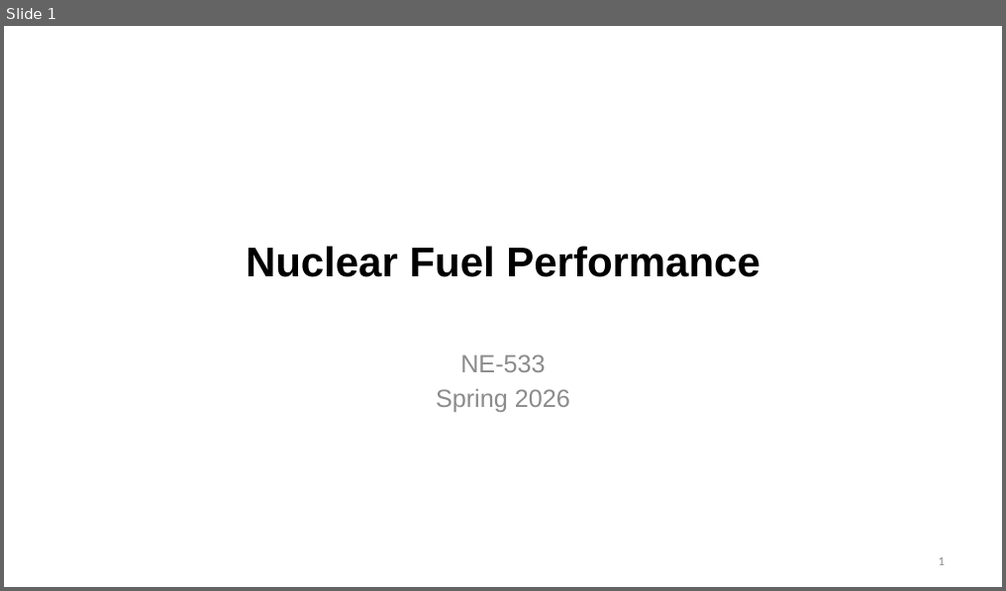
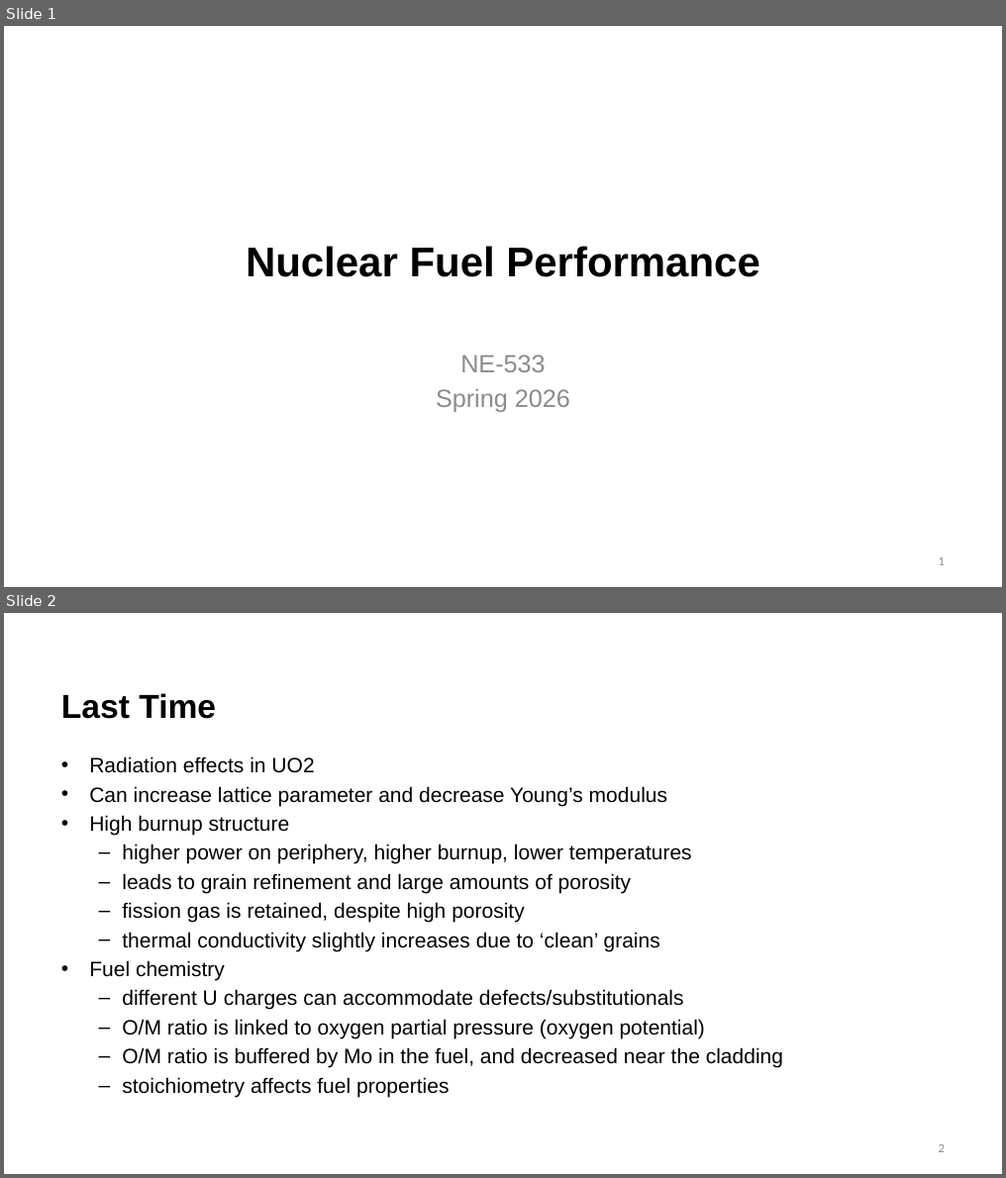
Before and after one commit to benbeeler/TEACHING, a slide deck: Nuclear_Fuel_Performance/NE533_Spring2026/Module3/Lec13_FGR_swelling.pptx. Shown one above the other, each under a label of ours: slide 1 before the commit, slides 1 and 2 after it. The pictures are 1006x591 and 1006x1178 pixels, drawn with LibreOffice and Linux fonts; fonts in the diff are those of the drawing; background and template pictures are left out. Boxes give left, top, right and bottom in pixels: in the first picture for what was removed or moved away, otherwise in the second. Text is boxed around its words. In the diff, an @@ line names an element or a change of style, - is before the commit and + after.

```diff
--- a/Nuclear_Fuel_Performance/NE533_Spring2026/Module3/Lec13_FGR_swelling.pptx
+++ b/Nuclear_Fuel_Performance/NE533_Spring2026/Module3/Lec13_FGR_swelling.pptx
@@ slide 2 added at [4,613,1002,1174], background #FFFFFF @@
@@ title added at [61,693,216,719], 32 pt, text #000000, bold @@
+Last Time
@@ text added at [89,757,783,1097], 20 pt, text #000000 @@
+• Radiation effects in UO2
+• Can increase lattice parameter and decrease Young’s modulus
+• High burnup structure
+  – higher power on periphery, higher burnup, lower temperatures
+  – leads to grain refinement and large amounts of porosity
+  – fission gas is retained, despite high porosity
+  – thermal conductivity slightly increases due to ‘clean’ grains
+• Fuel chemistry
+  – different U charges can accommodate defects/substitutionals
+  – O/M ratio is linked to oxygen partial pressure (oxygen potential)
+  – O/M ratio is buffered by Mo in the fuel, and decreased near the cladding
+  – stoichiometry affects fuel properties
@@ page number added at [939,1145,944,1153], 12 pt, text #8C8C8C @@
+2
```
Also in this commit, not shown: 8 slides changed, 19 other slides added, 8 other files.
